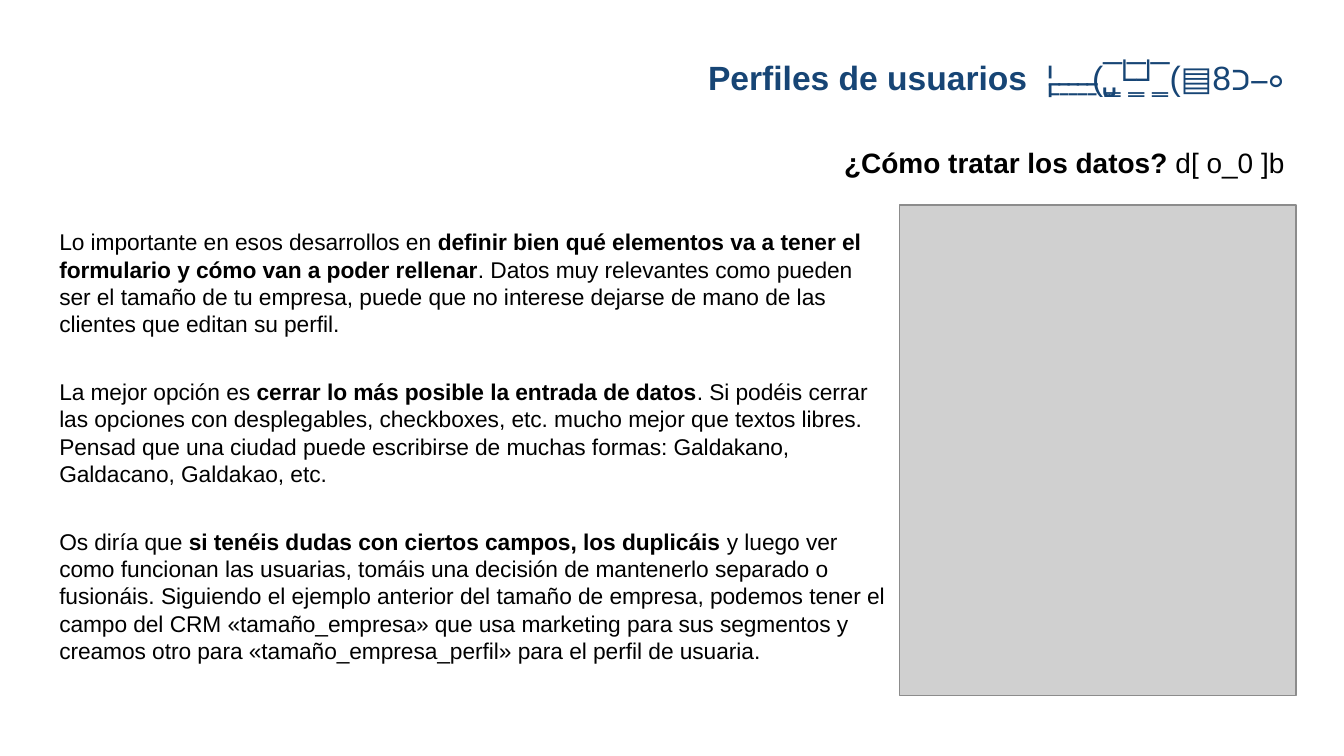
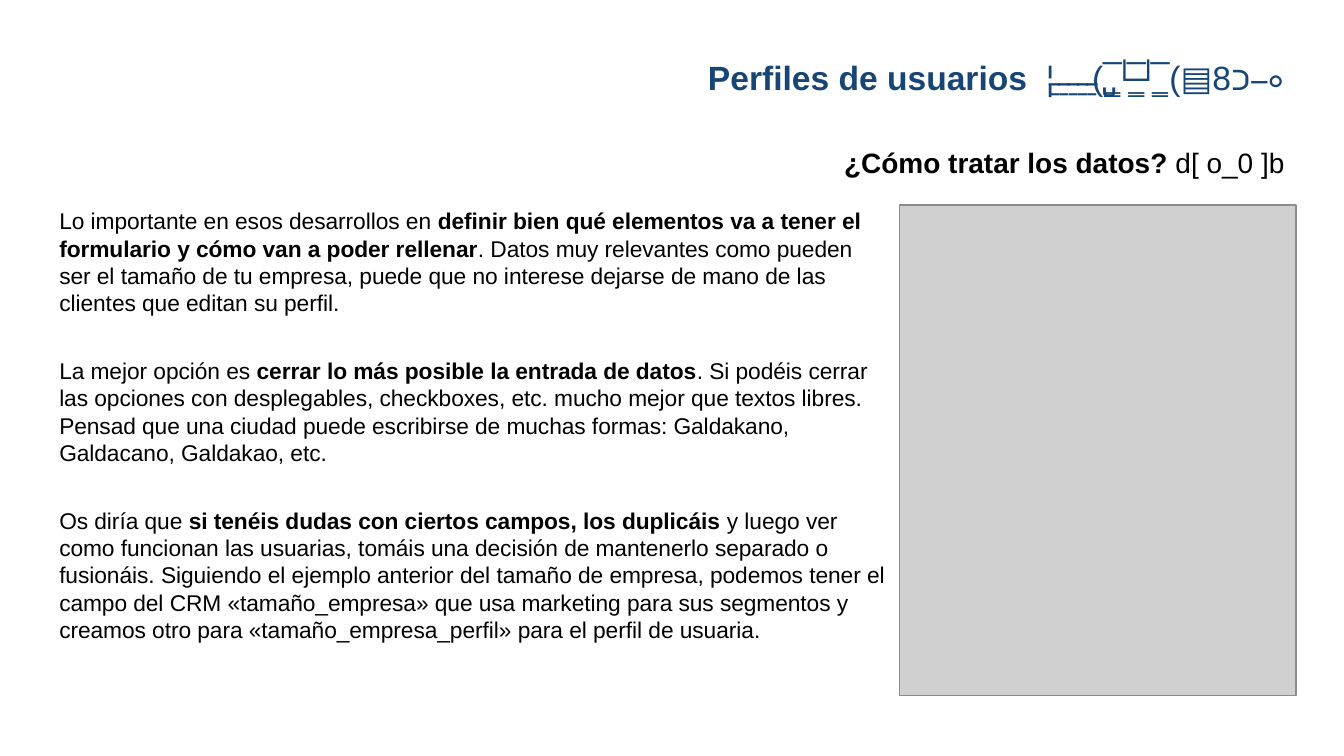
Before and after one commit to gwannon/WordCampBilbao2025, a slide deck: slide 14 of WCBIO25_Jorge-Monclus.pptx. Drawn at 1344x756 pixels with LibreOffice and Linux fonts; fonts in the diff are those of the drawing; grey boxes stand for pictures; background and template pictures are left out. Boxes give left, top, right and bottom in pixels: in the first picture for what was removed or moved away, otherwise in the second. Text is boxed around its words. In the diff, an @@ line names an element or a change of style, - is before the commit and + after.

```diff
--- a/WCBIO25_Jorge-Monclus.pptx
+++ b/WCBIO25_Jorge-Monclus.pptx
@@ text "Lo importante en esos desarrollos ..." moved from (x1=59, y1=233, x2=885, y2=664) to (x1=59, y1=212, x2=885, y2=643) @@
```
Also in this commit, not shown: 11 other slides changed, 2 other files.
